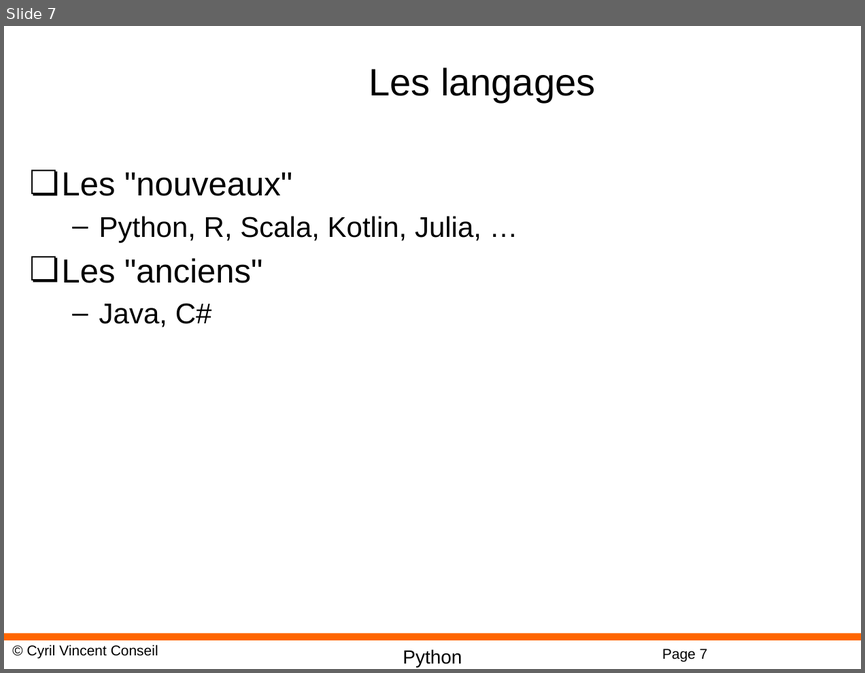
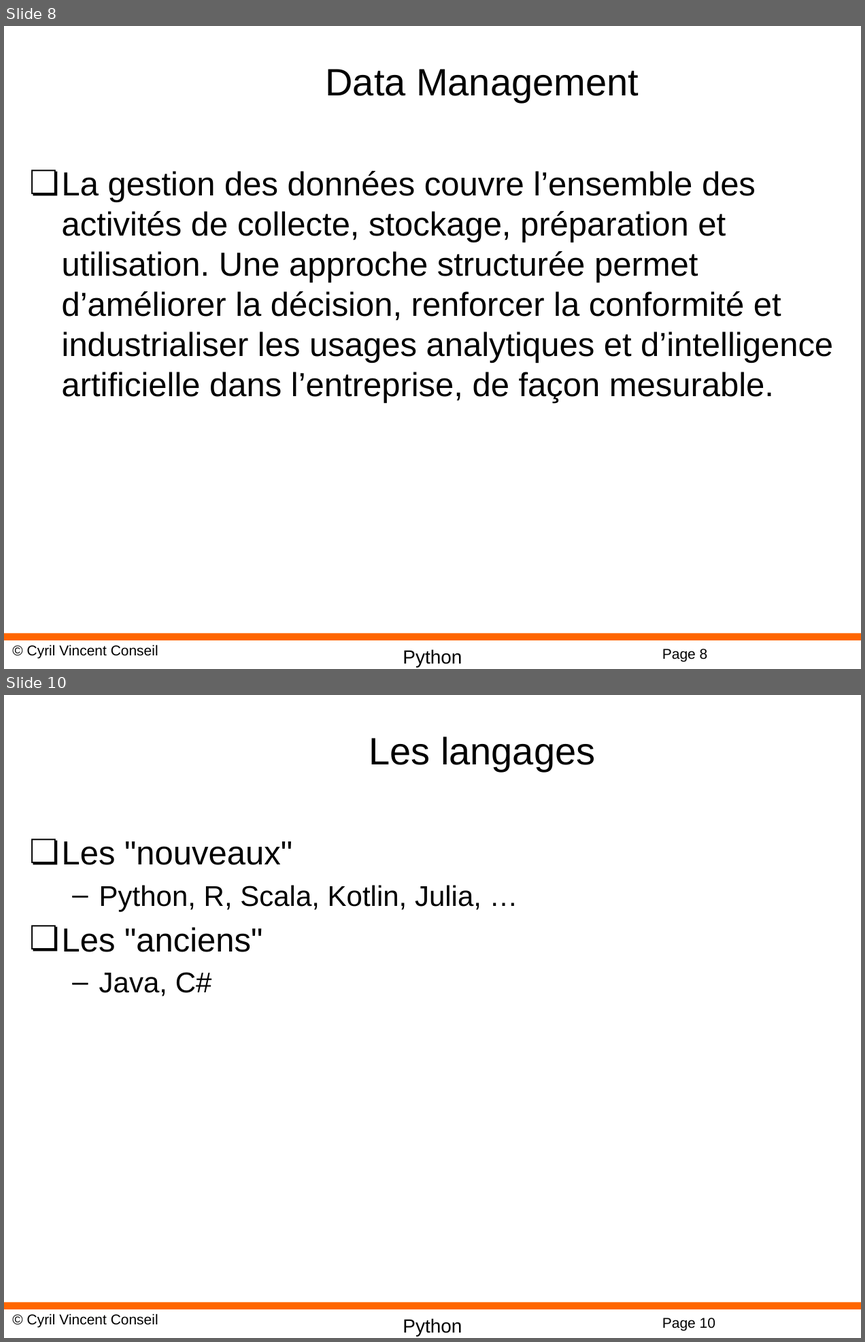
Before and after one commit to cyrilvincent/AI, a slide deck: AI02-DataScience.pptx. Shown one above the other, each under a label of ours: slide 7 before the commit, slides 8 and 10 after it; the slides between them are not shown. The pictures are 865x673 and 865x1342 pixels, drawn with LibreOffice and Linux fonts; fonts in the diff are those of the drawing; background and template pictures are left out. Boxes give left, top, right and bottom in pixels: in the first picture for what was removed or moved away, otherwise in the second. Text is boxed around its words. In the diff, an @@ line names an element or a change of style, - is before the commit and + after.

```diff
--- a/AI02-DataScience.pptx
+++ b/AI02-DataScience.pptx
@@ slide 8 added at [4, 26, 861, 669], background #FFFFFF; not listed: 4 template elements that a slide beside it also shows @@
@@ title added at [325, 69, 638, 103], 32 pt, text #000000 @@
+Data Management
@@ text added at [62, 171, 833, 403], 28 pt, text #000000 @@
+❏ La gestion des données couvre l’ensemble des activités de collecte, stockage, préparation et utilisation. Une approche structurée permet d’améliorer la décision, renforcer la conformité et industrialiser les usages analytiques et d’intelligence artificielle dans l’entreprise, de façon mesurable.
@@ what was slide 7 is now slide 10 @@
@@ page number at [662, 1317, 715, 1330]: text changed @@
-Page 7
+Page 10
```
Also in this commit, not shown: 1 slide changed, 15 other slides added, 23 other files.
